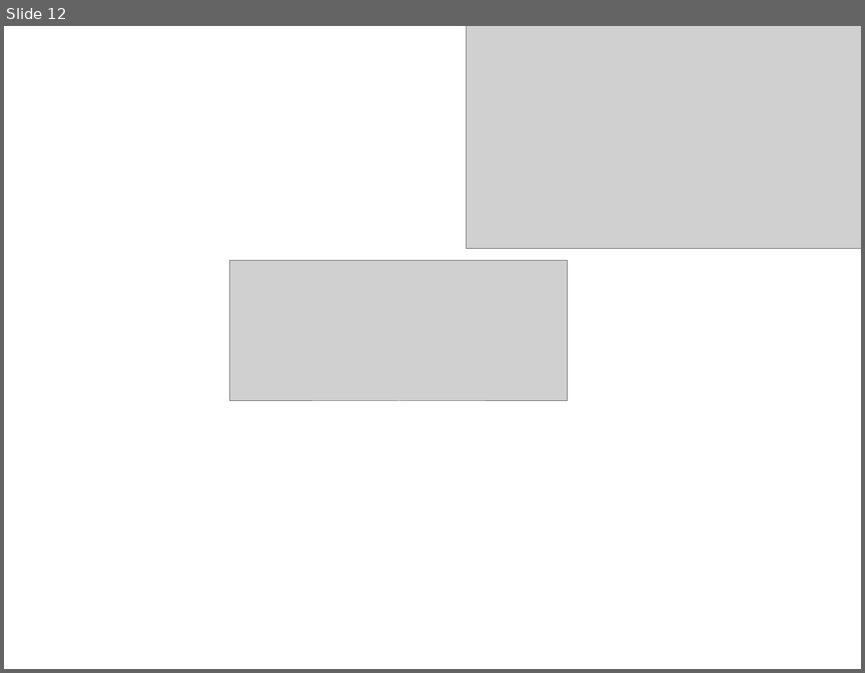
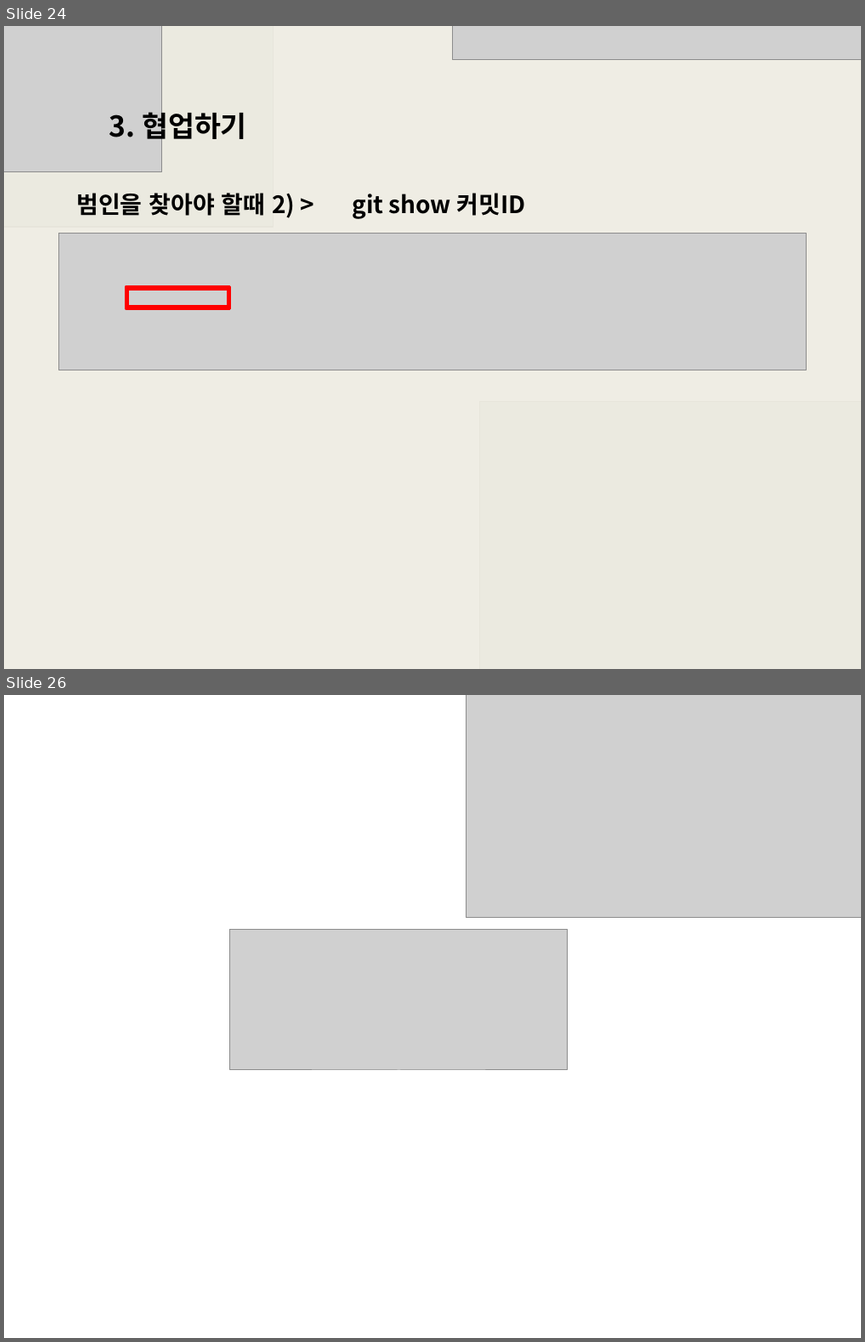
Before and after one commit to lee-bomi/TIL, a slide deck: Today I learned/git.pptx. Shown one above the other, each under a label of ours: slide 12 before the commit, slides 24 and 26 after it; the slides between them are not shown. The pictures are 865x673 and 865x1342 pixels, drawn with LibreOffice and Linux fonts; fonts in the diff are those of the drawing; grey boxes stand for pictures. Boxes give left, top, right and bottom in pixels: in the first picture for what was removed or moved away, otherwise in the second. Text is boxed around its words. In the diff, an @@ line names an element or a change of style, - is before the commit and + after.

```diff
--- a/Today I learned/git.pptx
+++ b/Today I learned/git.pptx
@@ slide 24 added at bbox=[4, 26, 861, 669], background #FFFFFF @@
@@ picture added at bbox=[4, 26, 273, 227] @@
@@ rectangle added at bbox=[4, 26, 861, 669], fill #EEECE2 at 93% opacity @@
@@ picture added at bbox=[4, 26, 160, 171] @@
@@ picture added at bbox=[453, 26, 861, 59] @@
@@ text added at bbox=[109, 108, 247, 145], 24 pt, text #000000, bold @@
+3. 협업하기
@@ text added at bbox=[76, 193, 295, 218], 20 pt, text #000000, bold @@
+범인을 찾아야 할때 2) >
@@ text added at bbox=[352, 193, 526, 219], 20 pt, text #000000, bold @@
+git show 커밋ID
@@ picture added at bbox=[59, 233, 806, 369] @@
@@ frame added at bbox=[126, 286, 230, 309], fill #FF0000, outline #FF0000 2 pt @@
@@ picture added at bbox=[479, 402, 861, 669] @@
@@ what was slide 12 is now slide 26 @@
```
Also in this commit, not shown: 3 slides changed, 13 other slides added, 45 other files.
